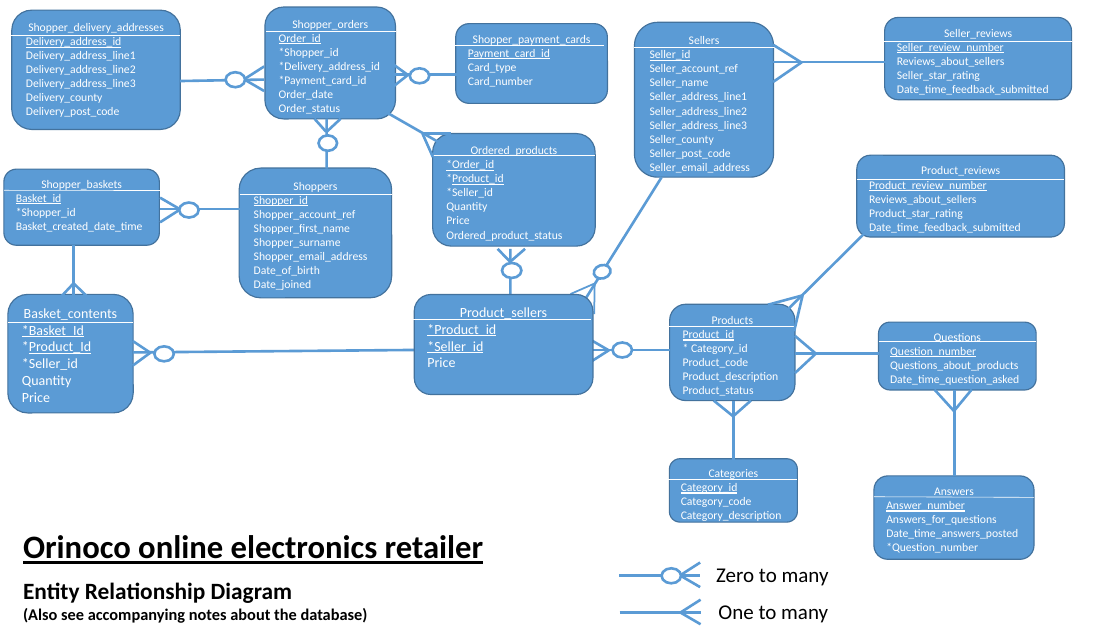
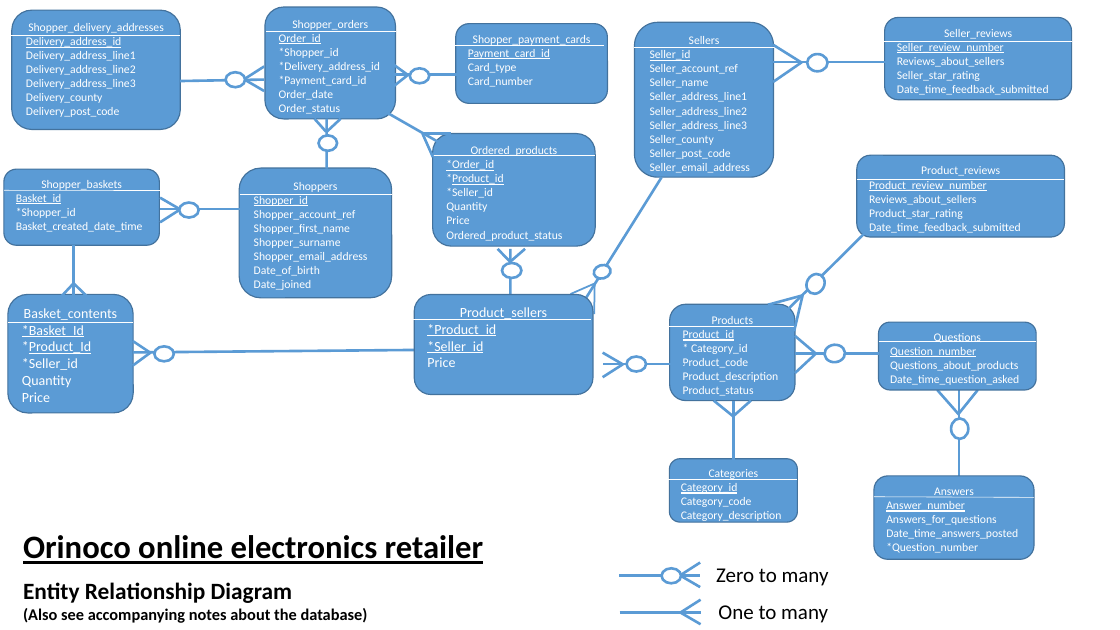
Before and after one commit to charlie249/Database-Assignment-1, a slide deck: slide 1 of Part 2 B DB Assignment.pptx. Drawn at 1120x630 pixels with LibreOffice and Linux fonts; fonts in the diff are those of the drawing. Boxes give left, top, right and bottom in pixels: in the first picture for what was removed or moved away, otherwise in the second. Text is boxed around its words. In the diff, an @@ line names an element or a change of style, - is before the commit and + after.

```diff
--- a/Part 2 B DB Assignment.pptx
+++ b/Part 2 B DB Assignment.pptx
@@ ellipse added at [808,54,828,72], fill #FFFFFF, outline #5B9BD5 2.25 pt @@
@@ ellipse added at [803,271,828,298], fill #FFFFFF, outline #5B9BD5 2.25 pt @@
@@ line moved from (609, 350) - (589, 363) to (623, 364) - (602, 353) @@
@@ ellipse: place and size @@
-ellipse at [613,343,632,358]
+ellipse at [627,356,646,371]
@@ ellipse added at [824,344,846,363], fill #FFFFFF, outline #5B9BD5 2.25 pt @@
@@ line moved from (670, 350) - (589, 350) to (684, 364) - (602, 364) @@
@@ line moved from (608, 350) - (589, 339) to (623, 364) - (602, 377) @@
@@ line moved from (954, 412) - (935, 390) to (960, 415) - (938, 390) @@
@@ ellipse added at [951,418,969,439], fill #FFFFFF, outline #5B9BD5 2.25 pt @@
@@ line moved from (954, 411) - (972, 390) to (960, 413) - (978, 390) @@
@@ line moved from (954, 476) - (954, 390) to (960, 487) - (960, 390) @@
```
Also in this commit, not shown: 15 other files.
